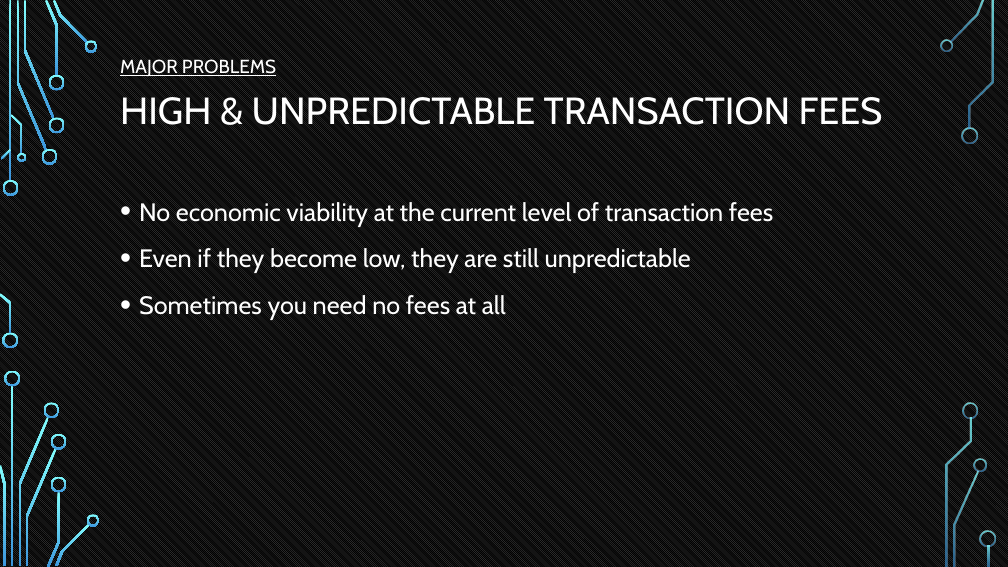
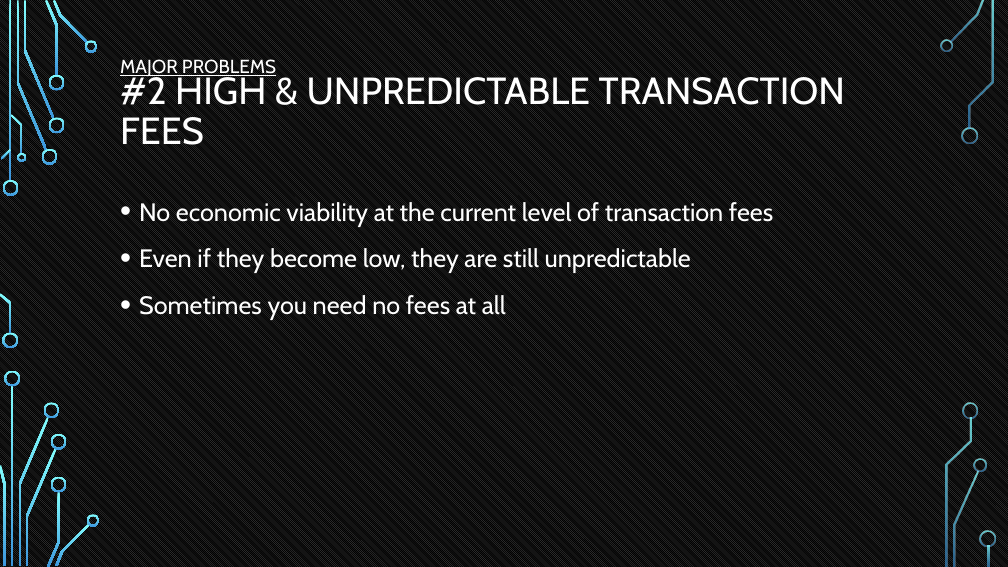
Before and after one commit to tokenika/tokenika.github.io, a slide deck: slide 13 of WarsawBlock.pptx (slide 14 before the commit). Drawn at 1008x567 pixels with LibreOffice and Linux fonts; fonts in the diff are those of the drawing; background and template pictures are left out. Boxes give left, top, right and bottom in pixels: in the first picture for what was removed or moved away, otherwise in the second. Text is boxed around its words. In the diff, an @@ line names an element or a change of style, - is before the commit and + after.

```diff
--- a/WarsawBlock.pptx
+++ b/WarsawBlock.pptx
@@ title at [120,72,845,145]: text changed @@
-HIGH & UNPREDICTABLE TRANSACTION FEES
+#2 HIGH & UNPREDICTABLE TRANSACTION FEES
```
Also in this commit, not shown: 20 other slides changed, 1 slide added, 2 other files.
